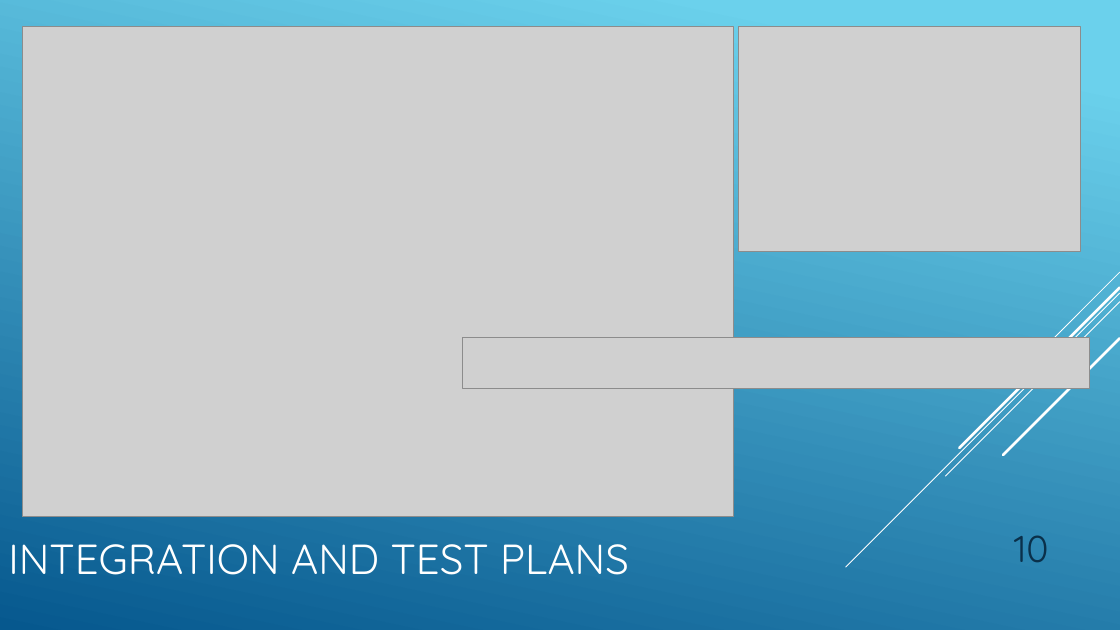
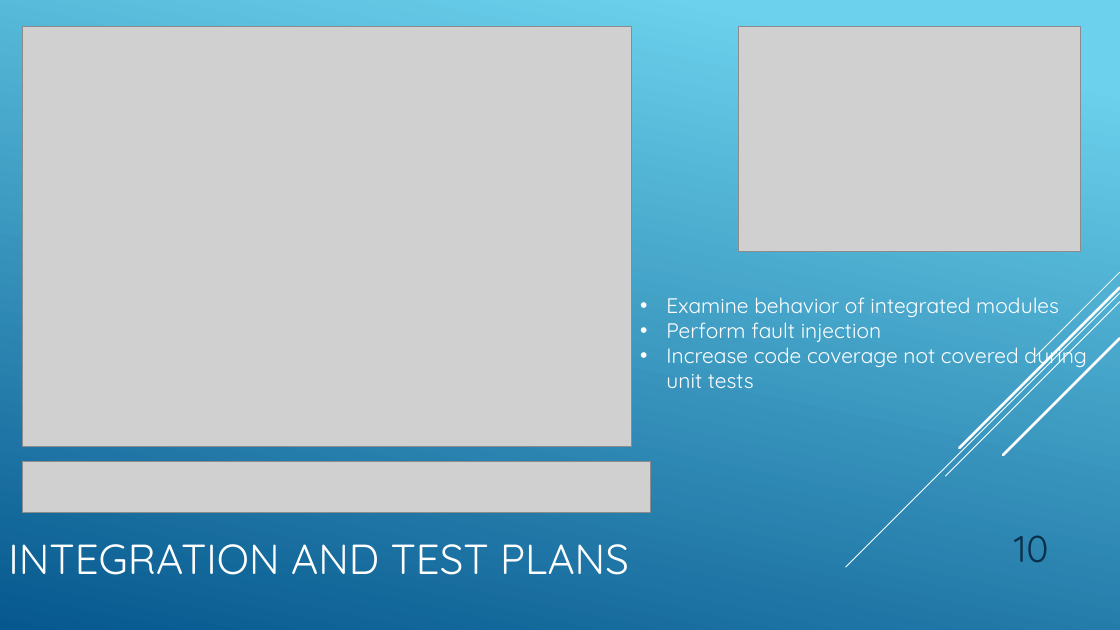
Before and after one commit to AndrewERAU/Calendar, a slide deck: slide 10 of docs/SE420_Sverdrup_Leffler_DiPinto_Velarde.pptx. Drawn at 1120x630 pixels with LibreOffice and Linux fonts; fonts in the diff are those of the drawing; grey boxes stand for pictures. Boxes give left, top, right and bottom in pixels: in the first picture for what was removed or moved away, otherwise in the second. Text is boxed around its words. In the diff, an @@ line names an element or a change of style, - is before the commit and + after.

Commit message:
Added bullet points to integration test slides

```diff
--- a/docs/SE420_Sverdrup_Leffler_DiPinto_Velarde.pptx
+++ b/docs/SE420_Sverdrup_Leffler_DiPinto_Velarde.pptx
@@ picture: place and size @@
-picture at (22,26,734,516)
+picture at (22,26,632,446)
@@ text added at (666,297,1087,388), 18 pt, text #FFFFFF @@
+• Examine behavior of integrated modules
+• Perform fault injection
+• Increase code coverage not covered during unit tests
@@ picture: place and size @@
-picture at (462,337,1090,388)
+picture at (22,461,649,513)
```
